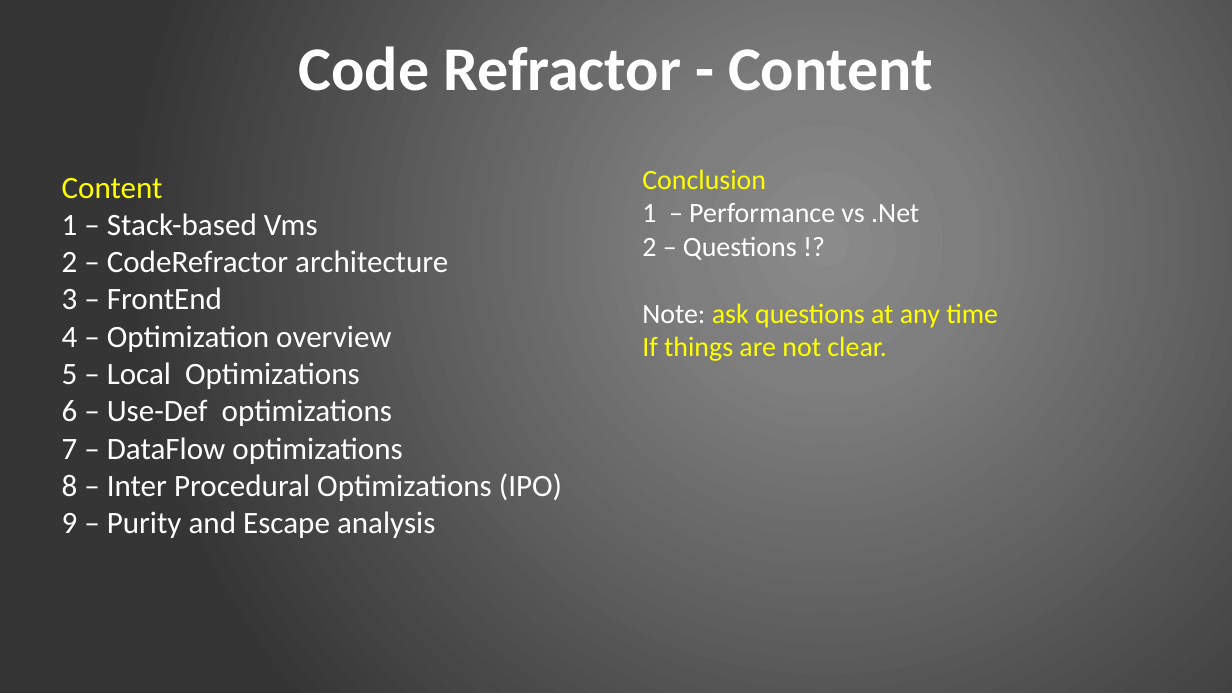
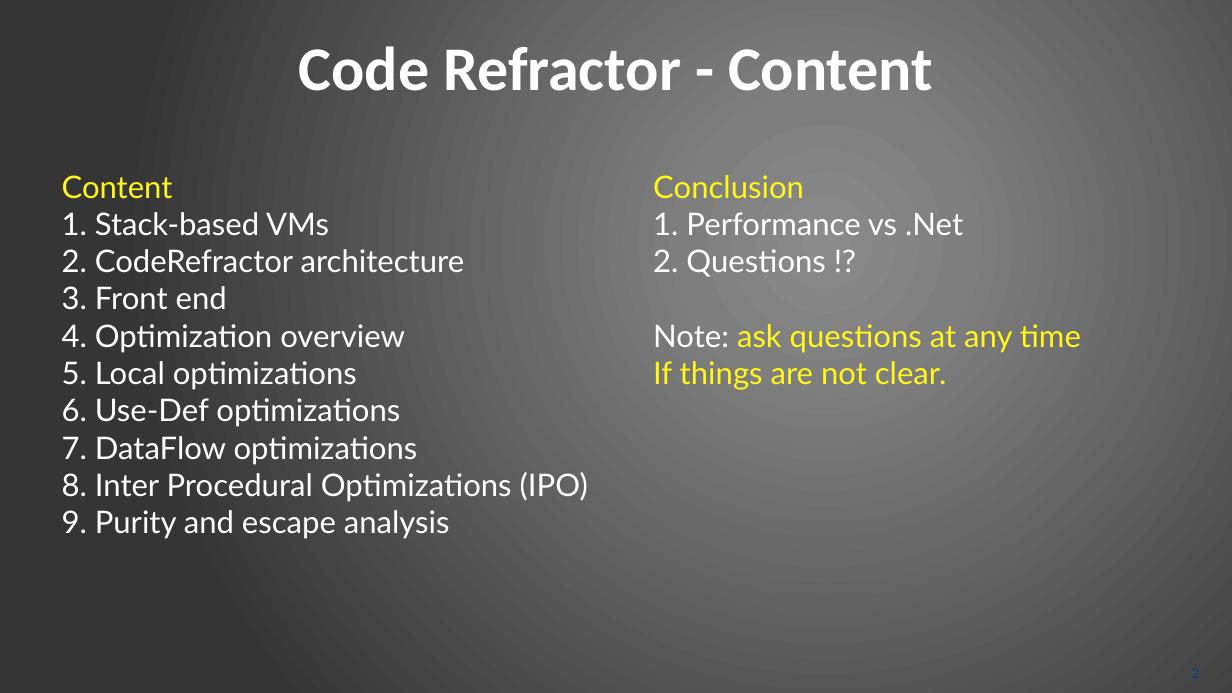
Before and after one commit to ciplogic/CodeRefractor, a slide deck: slide 2 of Documentation/Slides_final.pptx. Drawn at 1232x693 pixels with LibreOffice and Linux fonts; fonts in the diff are those of the drawing. Boxes give left, top, right and bottom in pixels: in the first picture for what was removed or moved away, otherwise in the second. Text is boxed around its words. In the diff, an @@ line names an element or a change of style, - is before the commit and + after.

```diff
--- a/Documentation/Slides_final.pptx
+++ b/Documentation/Slides_final.pptx
@@ text at box(62, 175, 173, 199): font Calibri to Lato, text colour #FFFF00 to #FFF719 in "Content" @@
@@ text at box(653, 175, 1081, 390): size 18 to 20 pt, font Calibri to Lato in "Conclusion", "Note: ask questions at any time", "If things are not clear."; text colour #FFFF00 to #FFF719 in "Conclusion", "ask questions at any time", "If things are not clear." @@
@@ text "Conclusion": place and size @@
-text "Conclusion" at box(642, 169, 998, 361)
+text "Conclusion" at box(653, 175, 1081, 390)
@@ text at box(62, 212, 588, 539): text changed; font Calibri to Lato @@
-1 – Stack-based Vms
-2 – CodeRefractor architecture
-3 – FrontEnd
-4 – Optimization overview
-5 – Local Optimizations
-6 – Use-Def optimizations
-7 – DataFlow optimizations
-8 – Inter Procedural Optimizations (IPO)
-9 – Purity and Escape analysis
+1. Stack-based VMs
+2. CodeRefractor architecture
+3. Front end
+4. Optimization overview
+5. Local optimizations
+6. Use-Def optimizations
+7. DataFlow optimizations
+8. Inter Procedural Optimizations (IPO)
+9. Purity and escape analysis
@@ text at box(653, 212, 963, 277): text changed; size 18 to 20 pt; font Calibri to Lato @@
-1 – Performance vs .Net
-2 – Questions !?
+1. Performance vs .Net
+2. Questions !?
```
Also in this commit, not shown: 11 other slides changed, 2 slides added, 2 slides removed, 1 other file.
